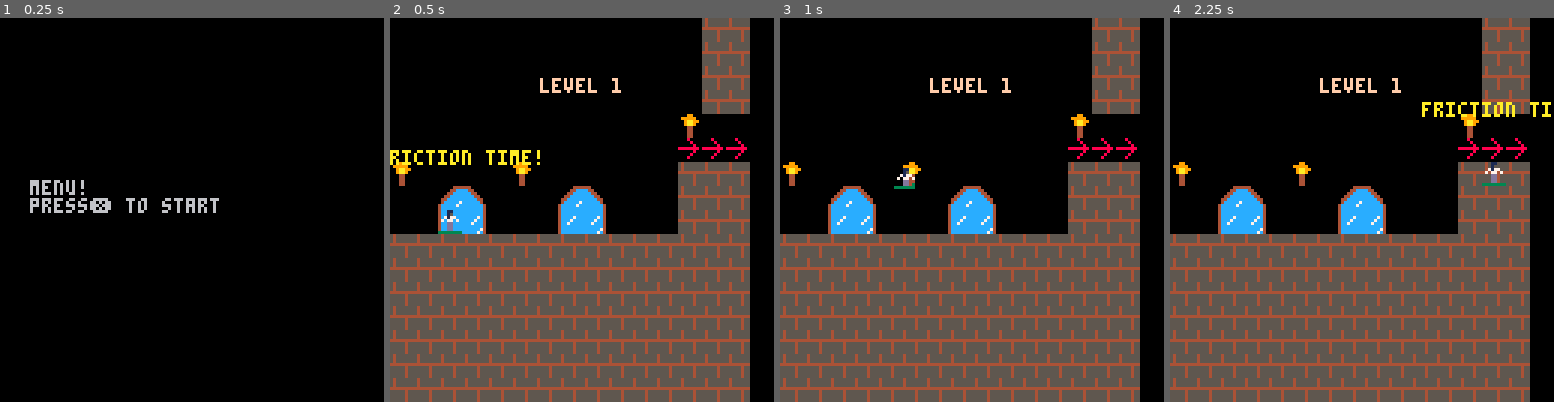
Above: before the commit, frames 1-4 (left to right).
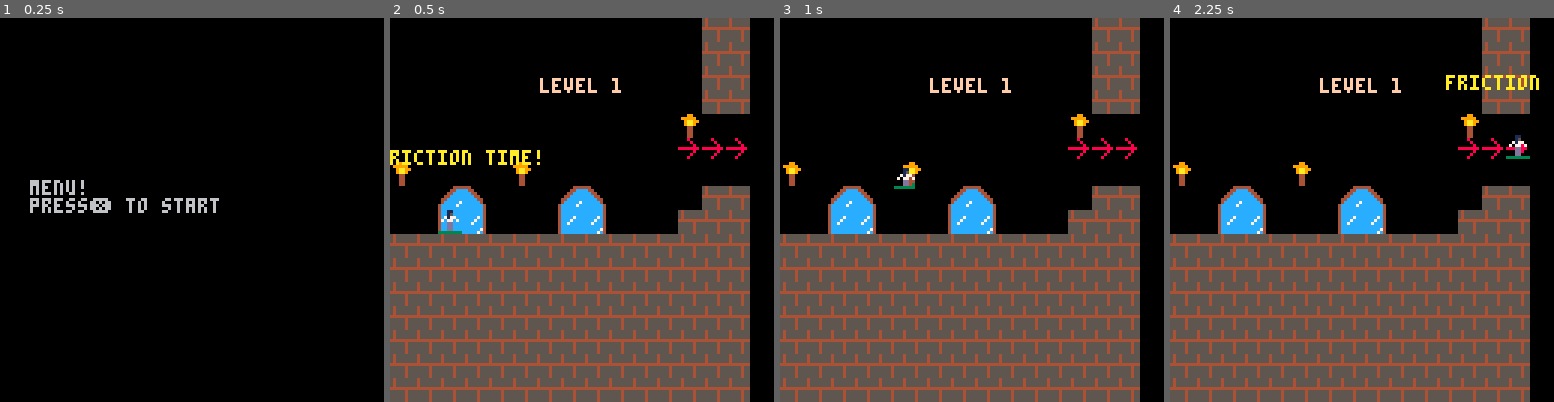
Above: after the commit, the same moments.

Repository: FrederikHR/GDB
Game: PICO-8 cartridge lift.p8
Two runs of this game, one before a commit and one after it. Both use one fixed random seed, a clock stepped at 60 frames per second and the inputs below.
Inputs:
- Up to frame 1 (0.25 s): no input
- Up to frame 2 (0.5 s): tap X (X key) at 0.33 s
- Up to frame 3 (1 s): tap O (Z key) at 0.7 s
- Up to frame 4 (2.25 s): tap X (X key) at 1.07, 1.85 s; hold Right 1.6-2.1 s; tap O (Z key) at 1.7, 2.1 s; hold Up from 2.15 s (still down)

Frame 1 is identical in both runs. In frame 2, 1.6% of the frame differs, in the area x 75-94%, y 37-50%; in frame 3, 1.6%; in frame 4, 2.7%, in the area x 65-100%, y 14-50%.

Commit message:
slight change to level

Diff:
--- a/lift.p8
+++ b/lift.p8
@@ -415,8 +415,8 @@
 5050505050505050505050505040400000000000000000000000000000000000000000000000000000000000000000000000000000000000000000000000000000000000000000000000000000000000000000000000000000000000000000000000000000000000000000000000000000000000000000000000000000000000
 5050505050505050505050504150500000000000000000000000000000000000000000000000000000000000000000000000000000000000000000000000000000000000000000000000000000000000000000000000000000000000000000000000000000000000000000000000000000000000000000000000000000000000
 5052505050505050505050504242425000000000000000000000000000000000000000000000000000000000000000000000000000000000000000000000000000000000000000000000000000000000000000000000000000000000000000000000000000000000000000000000000000000000000000000000000000000000
-4152505050415050505050504040405000000000000000000000000000000000000000000000000000000000000000000000000000000000000000000000000000000000000000000000000000000000000000000000000000000000000000000000000000000000000000000000000000000000000000000000000000000000
-5050444550505044455050504040404700000000000000000000000000000000000000000000000000000000000000000000000000000000000000000000000000000000000000000000000000000000000000000000000000000000000000000000000000000000000000000000000000000000000000000000000000000000
+4152505050415050505050500000005000000000000000000000000000000000000000000000000000000000000000000000000000000000000000000000000000000000000000000000000000000000000000000000000000000000000000000000000000000000000000000000000000000000000000000000000000000000
+5050444550505044455050500040404700000000000000000000000000000000000000000000000000000000000000000000000000000000000000000000000000000000000000000000000000000000000000000000000000000000000000000000000000000000000000000000000000000000000000000000000000000000
 5050545550505054555050504040404700000000000000000000000000000000000000000000000000000000000000000000000000000000000000000000000000000000000000000000000000000000000000000000000000000000000000000000000000000000000000000000000000000000000000000000000000000000
 4040404040404040404040404040400000000000000000000000000000000000000000000000000000000000000000000000000000000000000000000000000000000000000000000000000000000000000000000000000000000000000000000000000000000000000000000000000000000000000000000000000000000000
 4040404040404040404040404040400000000000000000000000000000000000000000000000000000000000000000000000000000000000000000000000000000000000000000000000000000000000000000000000000000000000000000000000000000000000000000000000000000000000000000000000000000000000
